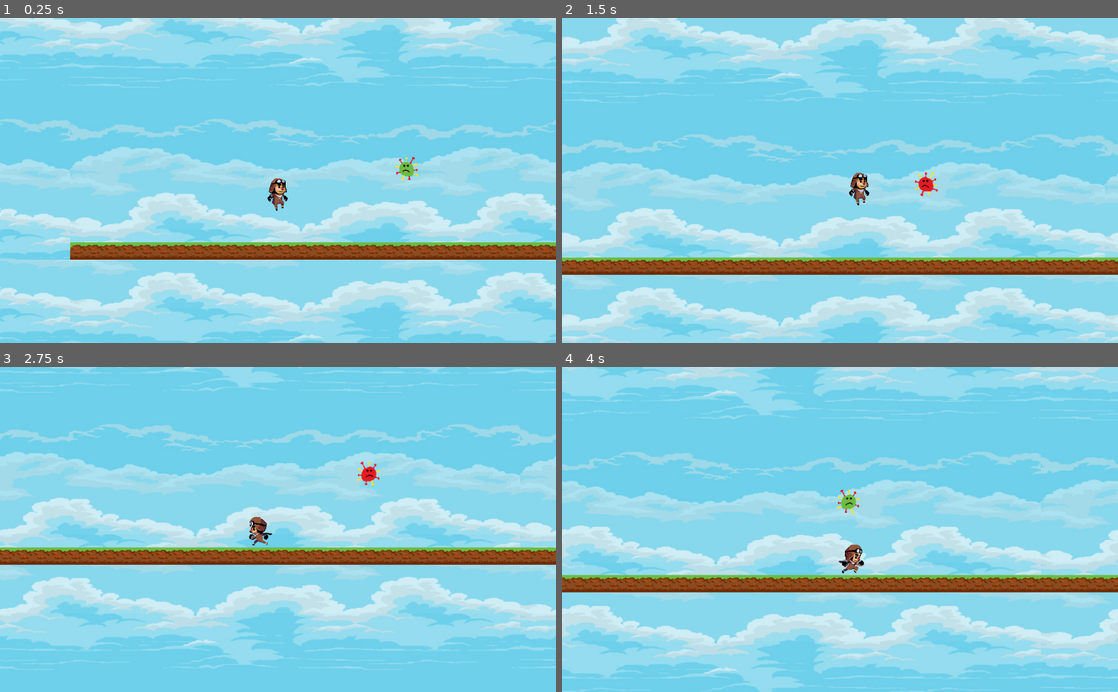
Above: before the commit, frames 1-4 (two rows, left to right).
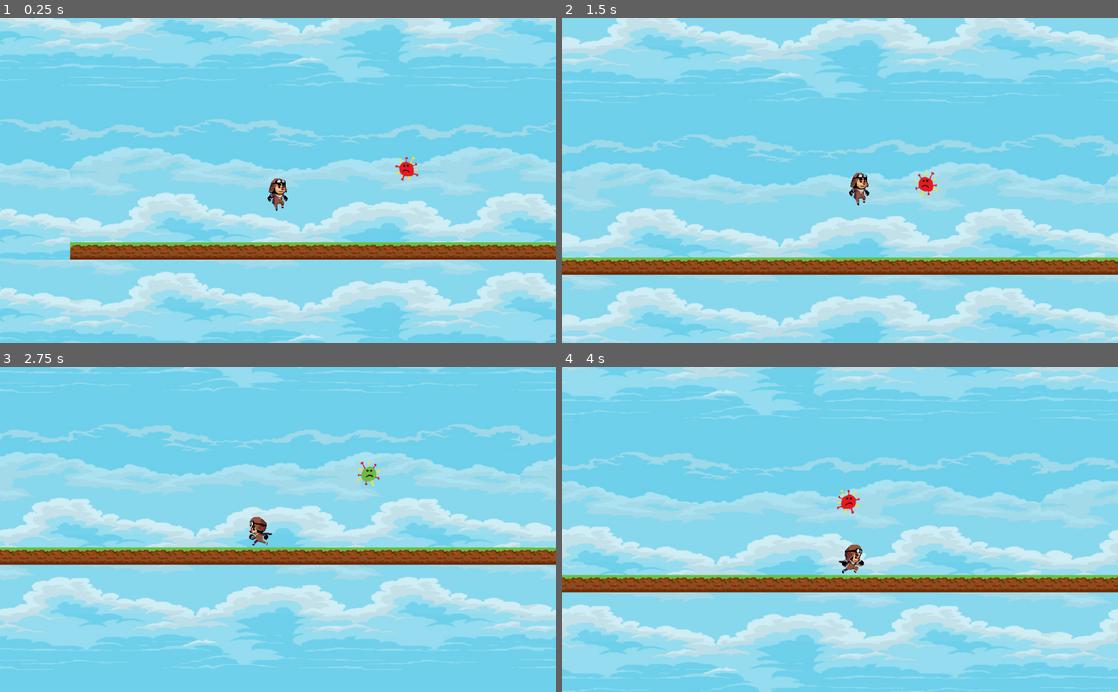
Above: after the commit, the same moments.

Repository: lmaths/CinthyAdventure
Game: Godot game, scene res://World.tscn
Two runs of this game, one before a commit and one after it. Both use one fixed random seed, a clock stepped at 60 frames per second and the inputs below.
Inputs:
- Up to frame 1 (0.25 s): no input
- Up to frame 2 (1.5 s): hold Right (ui_right) from 0.53 s (still down); tap Up (ui_up) at 0.77 s
- Up to frame 3 (2.75 s): tap Up (ui_up) at 1.52 s; release Right (ui_right) at 2.03 s; hold Left (ui_left) from 2.03 s (still down)
- Up to frame 4 (4 s): release Left (ui_left) at 2.78 s; hold Right (ui_right) from 2.78 s (still down); tap Up (ui_up) at 3.02, 3.77 s

The runs differ from the first frame. In frame 1, 0.1% of the frame differs, in the area x 71-76%, y 42-50%; in frame 2, less than 0.1%; in frame 3, 0.1%; in frame 4, 0.2%, in the area x 49-54%, y 37-46%.

Commit message:
adiciona script para passar de fase

Diff:
--- /dev/null
+++ b/Passagem.gd
@@ -0,0 +1,16 @@
+extends Area2D
+
+
+# Declare member variables here. Examples:
+# var a = 2
+# var b = "text"
+
+
+# Called when the node enters the scene tree for the first time.
+func _ready():
+	pass # Replace with function body.
+
+
+# Called every frame. 'delta' is the elapsed time since the previous frame.
+#func _process(delta):
+#	pass
--- a/World.tscn
+++ b/World.tscn
@@ -15,6 +15,7 @@
 [ext_resource path="res://corona2.png" type="Texture" id=13]
 [ext_resource path="res://corona3.png" type="Texture" id=14]
 [ext_resource path="res://casa.png" type="Texture" id=15]
+[ext_resource path="res://Passagem.gd" type="Script" id=16]
 [ext_resource path="res://Monstro.gd" type="Script" id=18]
 
 [sub_resource type="SpriteFrames" id=1]
@@ -49,6 +50,9 @@
 [sub_resource type="CircleShape2D" id=4]
 radius = 21.2996
 
+[sub_resource type="RectangleShape2D" id=5]
+extents = Vector2( 32, 54.9294 )
+
 [node name="World" type="Node"]
 
 [node name="Player" type="KinematicBody2D" parent="."]
@@ -79,10 +83,6 @@
 format = 1
 tile_data = PoolIntArray( -1114016, -1073741824, 0, -1048480, -1073741824, 0, -982944, -1073741824, 0, -917408, -107374 …(3800 unchanged characters)…
 
-[node name="casa" type="Sprite" parent="TileMap"]
-position = Vector2( 5180, 289 )
-texture = ExtResource( 15 )
-
 [node name="ParallaxBackground" type="ParallaxBackground" parent="."]
 
 [node name="ParallaxLayer" type="ParallaxLayer" parent="ParallaxBackground"]
@@ -107,15 +107,24 @@
 scale = Vector2( 0.3, 0.3 )
 frames = SubResource( 3 )
 animation = "Walk"
-frame = 2
 playing = true
 
 [node name="CollisionShape2D" type="CollisionShape2D" parent="Monstro"]
 position = Vector2( -3.68929, -9.75024 )
 shape = SubResource( 4 )
 
-[node name="Area2D" type="Area2D" parent="."]
+[node name="Passagem" type="Area2D" parent="."]
+z_index = -6
+script = ExtResource( 16 )
+__meta__ = {
+"_edit_group_": true
+}
 
-[node name="Sprite" type="Sprite" parent="Area2D"]
+[node name="Sprite" type="Sprite" parent="Passagem"]
+position = Vector2( -544, -288 )
+scale = Vector2( 0.795951, 0.779019 )
+texture = ExtResource( 15 )
 
-[node name="CollisionShape2D" type="CollisionShape2D" parent="Area2D"]
+[node name="CollisionShape2D" type="CollisionShape2D" parent="Passagem"]
+position = Vector2( -629.229, -106.615 )
+shape = SubResource( 5 )
--- /dev/null
+++ b/fase2.tscn
@@ -0,0 +1,3 @@
+[gd_scene format=2]
+
+[node name="Node" type="Node"]
Not shown: 1 places in World.tscn that only renumber resources
